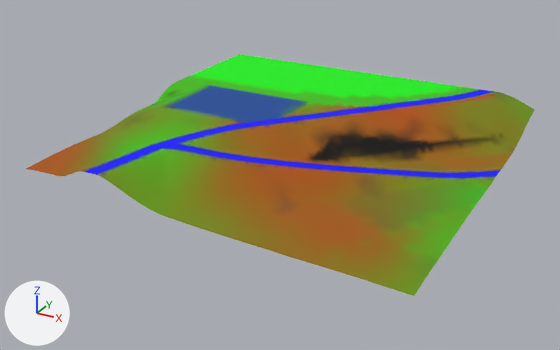
Two versions of the glTF model games/yorimichi/assets/belmonte/meshes/SM_BM_BT_Terrain_4_3.glb, one commit apart.
Rendered twice from a 50 mm camera at (354.0, -147.0, 208.0) aimed at (119.0, 280.0, -6.0). Every picture has the same lights, and +X, +Y and +Z are marked at lower left. The older version comes first.

The scene before the commit, as lines of its bpy script (objects in view):
```python
me_sm_bt_terrain_4_3 = bpy.data.meshes.new('SM_BT_Terrain_4_3')
me_sm_bt_terrain_4_3.from_pydata(...)  # 3721 vertices, 7293 faces; spans x 0.0..256.0, y 168.0..424.0, z 2.0..30.0
me_sm_bt_terrain_4_3.materials.append(mat_bm_000_m_terrain_031)
ob_sm_bm_bt_terrain_4_3 = bpy.data.objects.new('SM_BM_BT_Terrain_4_3', me_sm_bt_terrain_4_3)
ob_sm_bm_bt_terrain_4_3.location = (0.0, 0.0, 0.0)
```
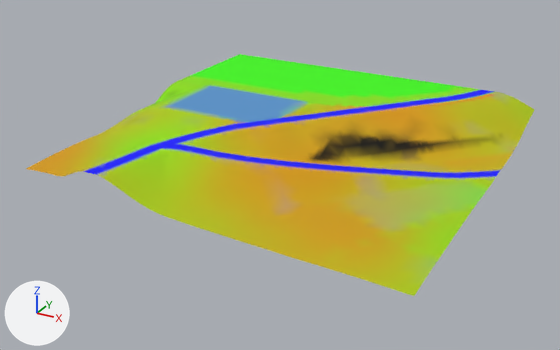
Changed parts and their boxes (x1, y1, x2, y2) in the pictures (560 x 350 px):
part 1 of me_sm_bt_terrain_4_3, recoloured: (83, 86, 500, 179) in both
part 2 of me_sm_bt_terrain_4_3, recoloured (lighter): (96, 54, 534, 296) in both
part 3 of me_sm_bt_terrain_4_3, recoloured (lighter): (74, 92, 529, 291) in both
part 4 of me_sm_bt_terrain_4_3, recoloured (brown to yellow): (26, 94, 496, 261) in both

The change, as a diff of the scene's bpy script:
```diff
--- a/games/yorimichi/assets/belmonte/meshes/SM_BM_BT_Terrain_4_3.glb.py
+++ b/games/yorimichi/assets/belmonte/meshes/SM_BM_BT_Terrain_4_3.glb.py
@@ me_sm_bt_terrain_4_3 @@
 me_sm_bt_terrain_4_3.from_pydata(...)  # 3721 vertices, 7293 faces; spans x 0.0..256.0, y 168.0..424.0, z 2.0..30.0
 # used by ob_sm_bm_bt_terrain_4_3; location = (0.0, 0.0, 0.0)
+# me_sm_bt_terrain_4_3 part 1: 1749 faces centred in x 30.0..255.0, y 168.0..423.0, z 7.0..30.0 are repainted in the vertex colours; the middle colour goes from blue #1926b5 to blue #586cdb
+# me_sm_bt_terrain_4_3 part 2: 1957 faces centred in x 0.0..255.0, y 169.0..423.0, z 2.0..30.0 are repainted in the vertex colours; the middle colour goes from green #3fa900 to green #88d500
+# me_sm_bt_terrain_4_3 part 3: 1757 faces centred in x 2.0..255.0, y 168.0..422.0, z 2.0..30.0 are repainted in the vertex colours; the middle colour goes from yellow #827100 to yellow #bdb200
+# me_sm_bt_terrain_4_3 part 4: 1301 faces centred in x 2.0..245.0, y 169.0..416.0, z 5.0..30.0 are repainted in the vertex colours; the middle colour goes from brown #a25a00 to yellow #d1a000
 me_sm_bt_terrain_4_3.materials.append(mat_bm_000_m_terrain_031)
```
